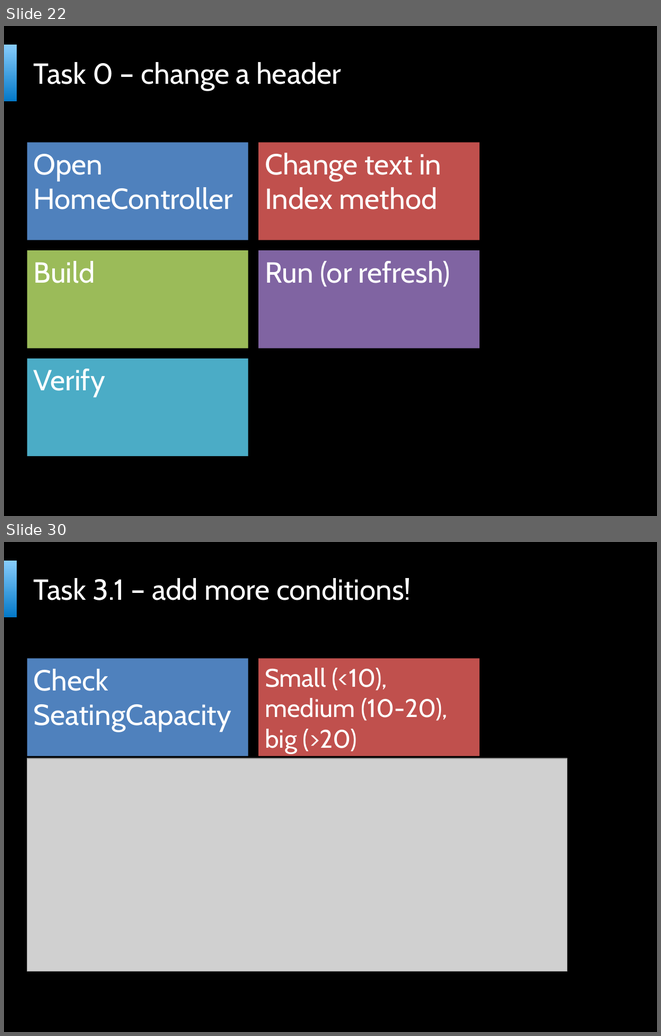
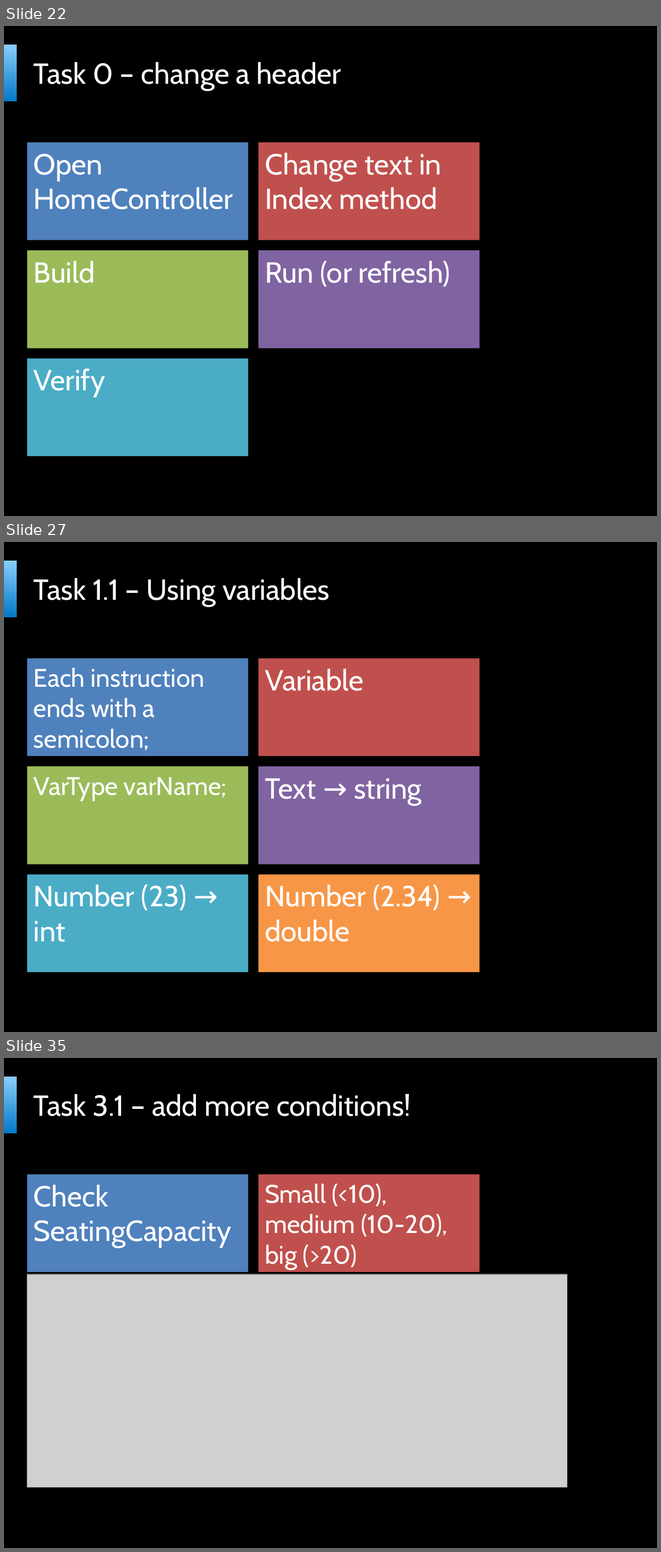
Before and after one commit to bartekwasielak/Presentation, a slide deck: Programming Made Easy.pptx. Shown one above the other, each under a label of ours: slides 22 and 30 before the commit, slides 22, 27 and 35 after it; the slides between them are not shown. The pictures are 661x1036 and 661x1552 pixels, drawn with LibreOffice and Linux fonts; fonts in the diff are those of the drawing; grey boxes stand for pictures; background and template pictures are left out. Boxes give left, top, right and bottom in pixels: in the first picture for what was removed or moved away, otherwise in the second. Text is boxed around its words. In the diff, an @@ line names an element or a change of style, - is before the commit and + after.

```diff
--- a/Programming Made Easy.pptx
+++ b/Programming Made Easy.pptx
@@ slide 27 added at [4, 542, 657, 1032], background picture (left out); not listed: 2 template elements that a slide beside it also shows @@
@@ title added at [34, 578, 329, 607], 32 pt, text #FFFFFF @@
+Task 1.1 – Using variables
@@ text added at [27, 658, 248, 756], fill #4F81BD, 28 pt, text #FFFFFF @@
+Each instruction ends with a semicolon;
@@ text added at [258, 658, 480, 756], fill #C0504D, 32 pt, text #FFFFFF @@
+Variable
@@ text added at [27, 767, 248, 865], fill #9BBB59, 28 pt, text #FFFFFF @@
+VarType varName;
@@ text added at [258, 767, 480, 865], fill #8064A2, 32 pt, text #FFFFFF @@
+Text → string
@@ text added at [27, 874, 248, 972], fill #4BACC6, 32 pt, text #FFFFFF @@
+Number (23) → int
@@ text added at [258, 874, 480, 972], fill #F79646, 32 pt, text #FFFFFF @@
+Number (2.34) → double
@@ what was slide 30 is now slide 35 @@
```
Also in this commit, not shown: 16 slides changed, 4 other slides added, 1 slide removed, 1 other file.
